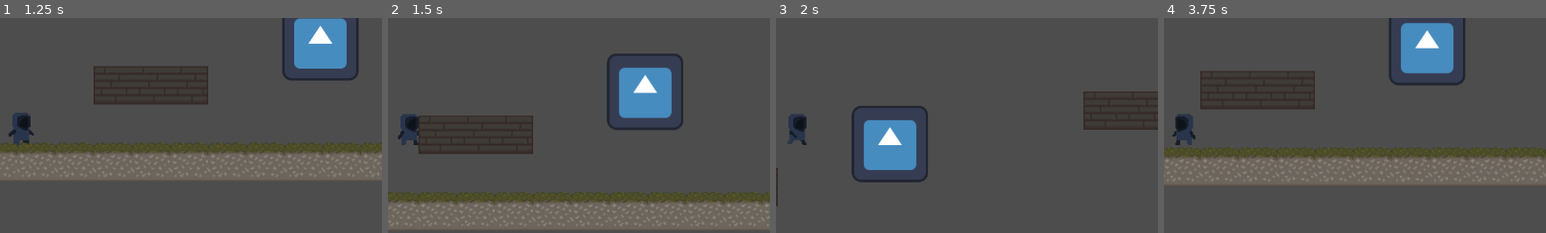
Above: before the commit, frames 1-4 (left to right).
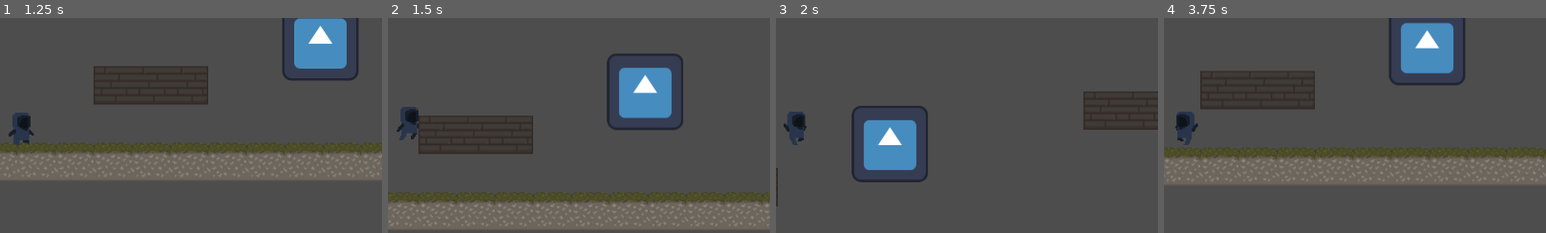
Above: after the commit, the same moments.

Repository: Sederic/Hook-Hero
Game: Godot game, scene res://Scenes/level.tscn
Two runs of this game, one before a commit and one after it. Both use one fixed random seed, a clock stepped at 60 frames per second and the inputs below. The engine's default icon, where the game draws it, is replaced by a stand-in: a white triangle on a blue panel in a dark square.
Inputs:
- Up to frame 1 (1.25 s): click "New Game" at 0.5 s
- Up to frame 2 (1.5 s): hold D (Right) from 1.28 s (still down); tap Space (Space) at 1.35 s
- Up to frame 3 (2 s): keep holding D (Right)
- Up to frame 4 (3.75 s): tap Space (Space) at 2.1, 3.6 s; release D (Right) at 2.75 s; click "New Game" at 2.75 s; hold A (Left) from 3.53 s (still down)
The pictures show only the part of the screen within x 47-97%, y 25-75%; the shares and areas given below are measured in that part.

Frame 1 is identical in both runs. In frame 2, 0.5% of the frame differs, in the area x 2-8%, y 41-60%; in frame 3, 0.3%; in frame 4, 0.3%.

Commit message:
all animations added

Diff:
--- a/Assets/Textures/Player Animations/anims_jorge.tres
+++ b/Assets/Textures/Player Animations/anims_jorge.tres
@@ -1,7 +1,9 @@
-[gd_resource type="SpriteFrames" load_steps=19 format=3 uid="uid://bgwvo5fws5yay"]
+[gd_resource type="SpriteFrames" load_steps=21 format=3 uid="uid://bgwvo5fws5yay"]
 
 [ext_resource type="Texture2D" uid="uid://du1flngx3gk7w" path="res://Assets/Textures/Player Animations/Idle_Jorge.png" id="1_osuvd"]
+[ext_resource type="Texture2D" uid="uid://bfh0h7d8a64tm" path="res://Assets/Textures/Player Animations/Fall_Jorge.png" id="1_ow2w1"]
 [ext_resource type="Texture2D" uid="uid://b6dvo7lo5rauh" path="res://Assets/Textures/Player Animations/Run_Jorge.png" id="2_kawik"]
+[ext_resource type="Texture2D" uid="uid://bxcsxsxus5l11" path="res://Assets/Textures/Player Animations/Jump_Jorge.png" id="3_mnfy3"]
 
 [sub_resource type="AtlasTexture" id="AtlasTexture_3x41l"]
 atlas = ExtResource("1_osuvd")
@@ -71,6 +73,14 @@
 animations = [{
 "frames": [{
 "duration": 1.0,
+"texture": ExtResource("1_ow2w1")
+}],
+"loop": true,
+"name": &"Fall",
+"speed": 5.0
+}, {
+"frames": [{
+"duration": 1.0,
 "texture": SubResource("AtlasTexture_3x41l")
 }, {
 "duration": 1.0,
@@ -96,6 +106,14 @@
 }],
 "loop": true,
 "name": &"Idle",
+"speed": 5.0
+}, {
+"frames": [{
+"duration": 1.0,
+"texture": ExtResource("3_mnfy3")
+}],
+"loop": true,
+"name": &"Jump",
 "speed": 5.0
 }, {
 "frames": [{
--- a/Scenes/player.tscn
+++ b/Scenes/player.tscn
@@ -26,7 +26,7 @@
 texture_filter = 1
 position = Vector2(-1, 0)
 sprite_frames = ExtResource("2_ieyuq")
-animation = &"Idle"
+animation = &"Jump"
 speed_scale = 2.0
 
 [node name="JumpSound" type="AudioStreamPlayer2D" parent="."]
Binary file added: Assets/Textures/Player Animations/Fall_Jorge.png
Not shown, added: Assets/Textures/Player Animations/Fall_Jorge.png.import
Binary file added: Assets/Textures/Player Animations/Jump_Jorge.png
Not shown, added: Assets/Textures/Player Animations/Jump_Jorge.png.import
Not shown, added: Assets/Textures/Player Animations/Fall_Jorge.kra
Not shown, added: Assets/Textures/Player Animations/Fall_Jorge.kra~
Not shown, added: Assets/Textures/Player Animations/Fall_Jorge.png~
Not shown, added: Assets/Textures/Player Animations/Jump_Jorge.kra
Not shown, added: Assets/Textures/Player Animations/Jump_Jorge.kra~
Not shown, added: Assets/Textures/Player Animations/Jump_Jorge.png~
Not shown, changed: Assets/Textures/Player Animations/Run_Jorge.kra
Not shown, changed: Assets/Textures/Player Animations/Run_Jorge.kra~
